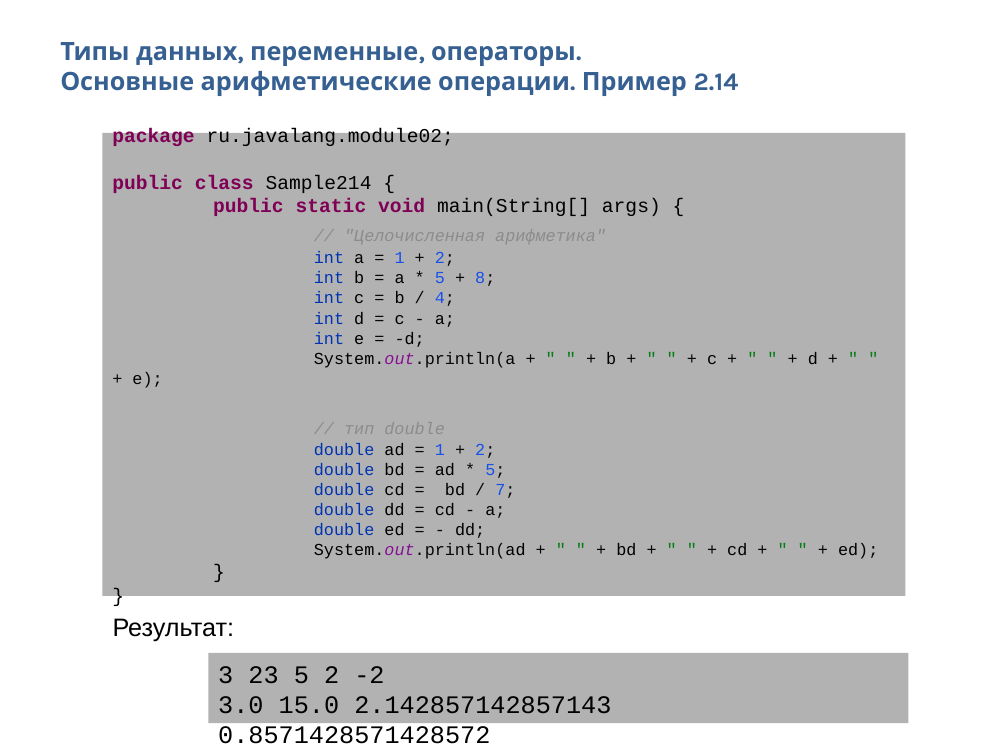
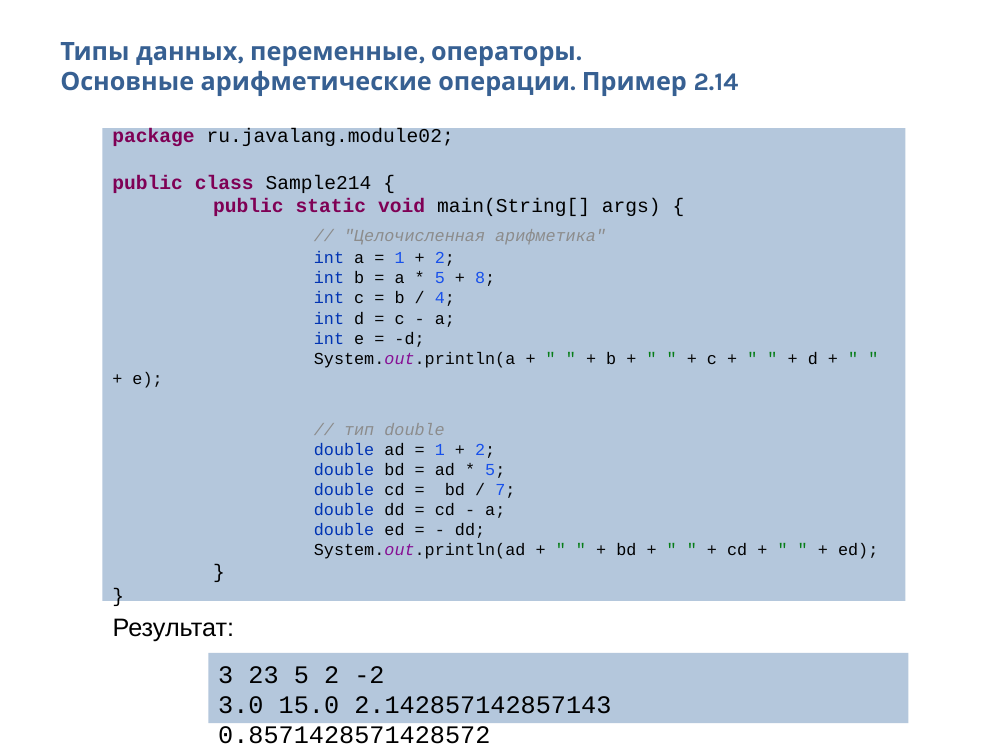
Before and after one commit to Vyacheslav2023/javase0111, a slide deck: slide 36 of presentation/JavaSE12ТипыОператоры.pptx. Drawn at 1008x756 pixels with LibreOffice and Linux fonts; fonts in the diff are those of the drawing. Boxes give left, top, right and bottom in pixels: in the first picture for what was removed or moved away, otherwise in the second. Text is boxed around its words. In the diff, an @@ line names an element or a change of style, - is before the commit and + after.

Commit message:
Module03 done

```diff
--- a/presentation/JavaSE12ТипыОператоры.pptx
+++ b/presentation/JavaSE12ТипыОператоры.pptx
@@ rectangle "package ru.javalang.module02;" at (103,128,906,601): fill #B2B2B2 to #B4C7DC @@
@@ rectangle "package ru.javalang.module02;": place and size @@
-rectangle "package ru.javalang.module02;" at (103,133,906,596)
+rectangle "package ru.javalang.module02;" at (103,128,906,601)
@@ rectangle "3 23 5 2 -2" at (209,653,909,724): fill #B2B2B2 to #B4C7DC @@
```
Also in this commit, not shown: 15 other slides changed, 37 other files.
